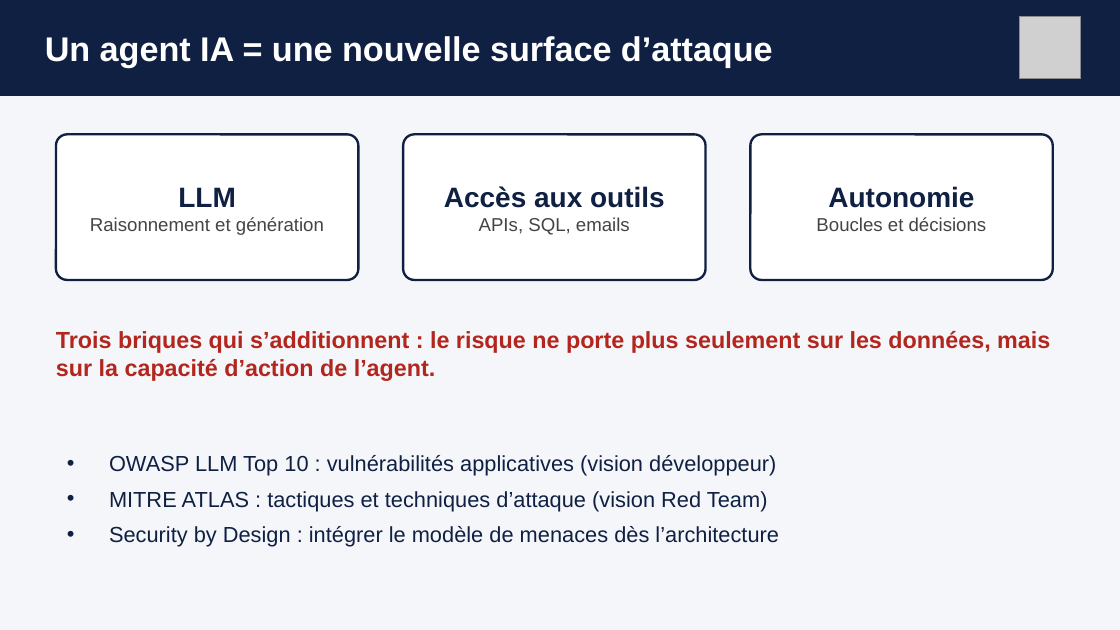
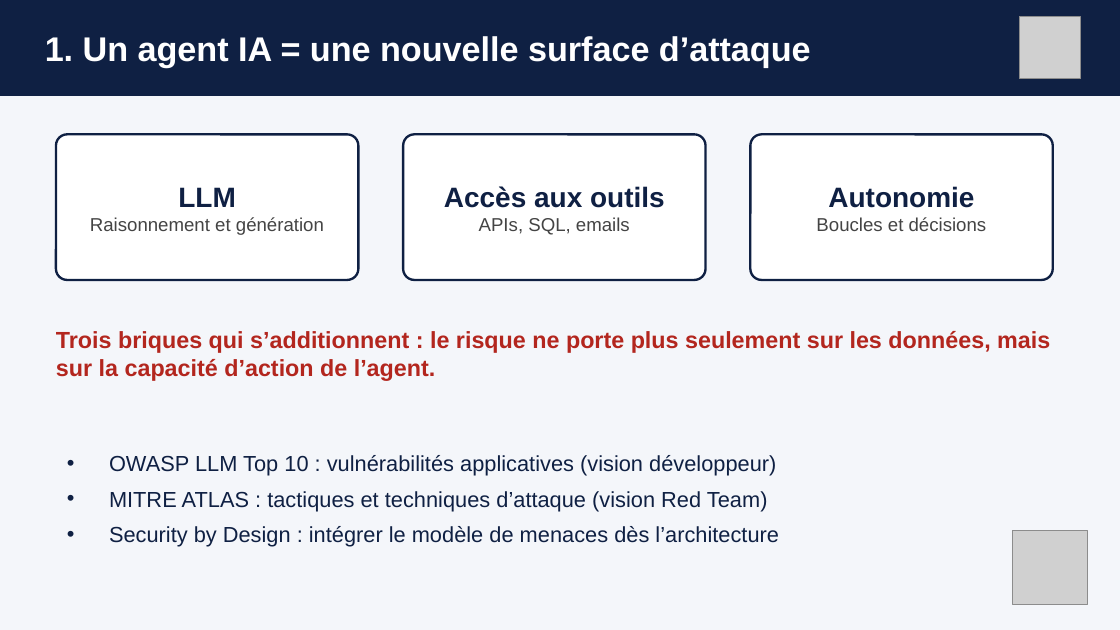
Before and after one commit to kamalelafoui/AI_projet_jour26, a slide deck: slide 2 of docs/Presentation_j26_Threat_Modeling.pptx. Drawn at 1120x630 pixels with LibreOffice and Linux fonts; fonts in the diff are those of the drawing; grey boxes stand for pictures. Boxes give left, top, right and bottom in pixels: in the first picture for what was removed or moved away, otherwise in the second. Text is boxed around its words. In the diff, an @@ line names an element or a change of style, - is before the commit and + after.

```diff
--- a/docs/Presentation_j26_Threat_Modeling.pptx
+++ b/docs/Presentation_j26_Threat_Modeling.pptx
@@ text at [45, 36, 811, 68]: text changed @@
-Un agent IA = une nouvelle surface d’attaque
+1. Un agent IA = une nouvelle surface d’attaque
@@ picture added at [1012, 530, 1088, 605] @@
```
Also in this commit, not shown: 6 other slides changed, 1 slide added, 1 slide removed, 5 other files.
